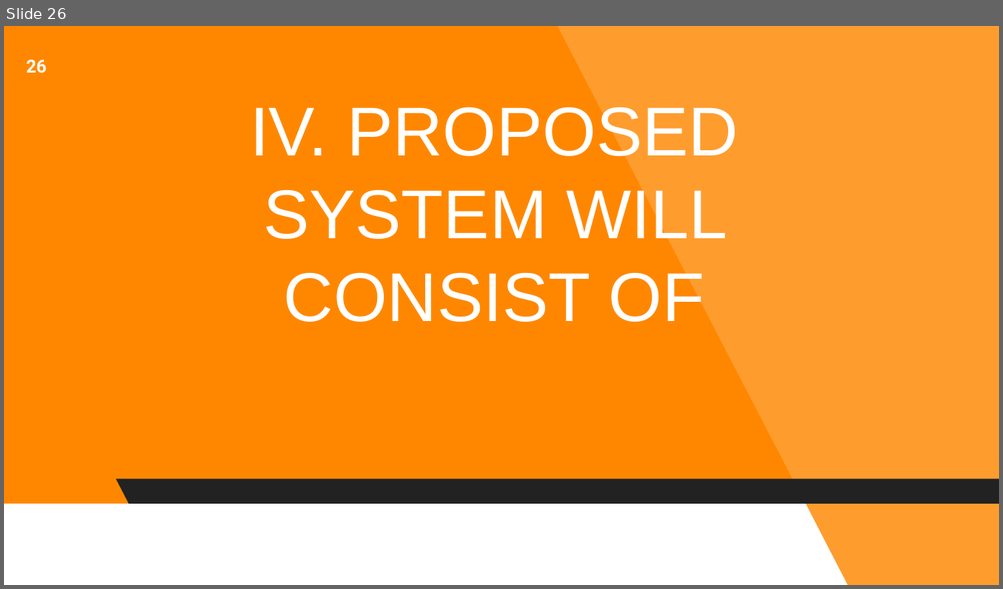
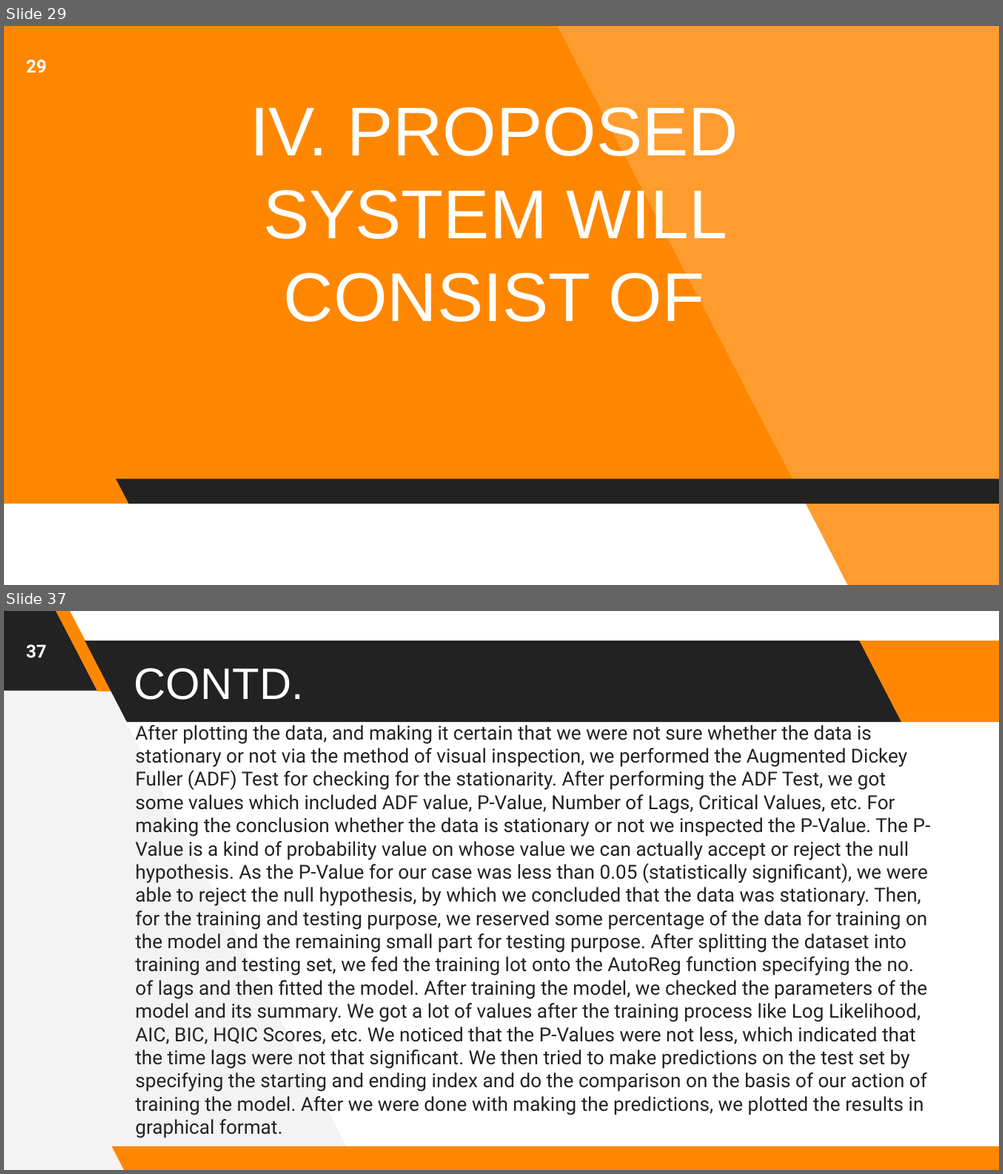
Before and after one commit to astrodestroyergithub/Divvy-Bike-Share, a slide deck: PPTS/19BCE1156_Tamojit_Roy_Capstone_Project_B.Tech_CSE_2019-23_Review-2.pptx. Shown one above the other, each under a label of ours: slide 26 before the commit, slides 29 and 37 after it; the slides between them are not shown. The pictures are 1003x589 and 1003x1174 pixels, drawn with LibreOffice and Linux fonts; fonts in the diff are those of the drawing. Boxes give left, top, right and bottom in pixels: in the first picture for what was removed or moved away, otherwise in the second. Text is boxed around its words. In the diff, an @@ line names an element or a change of style, - is before the commit and + after.

```diff
--- a/PPTS/19BCE1156_Tamojit_Roy_Capstone_Project_B.Tech_CSE_2019-23_Review-2.pptx
+++ b/PPTS/19BCE1156_Tamojit_Roy_Capstone_Project_B.Tech_CSE_2019-23_Review-2.pptx
@@ slide 37 added at (4,611,999,1170), background #FFFFFF @@
@@ page number added at (26,644,47,658), 13 pt, text #FFFFFF, bold @@
+37
@@ title added at (134,668,304,700), 32 pt, text #FFFFFF @@
+CONTD.
@@ text added at (135,725,930,1139), 14 pt, text #222222 @@
+After plotting the data, and making it certain that we were not sure whether the data is stationary or not via the method of visual inspection, we performed the Augmented Dickey Fuller (ADF) Test for checking for the stationarity. After performing the ADF Test, we got some values which included ADF value, P-Value, Number of Lags, Critical Values, etc. For making the conclusion whether the data is stationary or not we inspected the P-Value. The P-Value is a kind of probability value on whose value we can actually accept or reject the null hypothesis. As the P-Value for our case was less than 0.05 (statistically significant), we were able to reject the null hypothesis, by which we concluded that the data was stationary. Then, for the training and testing purpose, we reserved some percentage of the data for training on the model and the remaining small part for testing purpose. After splitting the dataset into training and testing set, we fed the training lot onto the AutoReg function specifying the no. of lags and then fitted the model. After training the model, we checked the parameters of the model and its summary. We got a lot of values after the training process like Log Likelihood, AIC, BIC, HQIC Scores, etc. We noticed that the P-Values were not less, which indicated that the time lags were not that significant. We then tried to make predictions on the test set by specifying the starting and ending index and do the comparison on the basis of our action of training the model. After we were done with making the predictions, we plotted the results in graphical format.
@@ group added at (4,611,999,1170): 5 parallelograms, 1 freeform shape @@
@@ what was slide 26 is now slide 29 @@
@@ page number at (26,59,47,73): text changed @@
-26
+29
```
Also in this commit, not shown: 18 slides changed, 31 other slides added, 3 slides removed, 1 other file.
